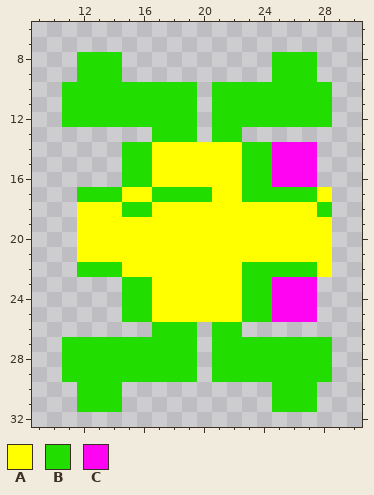
One commit to this pixel-art sprite: src/images/player-right.png. This is how it looked before the edit.
The file is 40x40 pixels. Colours within 5 levels of each other are drawn and written as one. Shown: x 9..30, y 6..32.
Palette (. is transparent): A #ffff00  B #22de00  C #ff04f3
Pixels before, first column x 11:
 8 .BBB..........BBB.
 9 .BBB..........BBB.
10 BBBBBBBBB.BBBBBBBB
11 BBBBBBBBB.BBBBBBBB
12 BBBBBBBBB.BBBBBBBB
13 ......BBB.BB......
14 ....BBAAAAAABBCCC.
15 ....BBAAAAAABBCCC.
16 ....BBAAAAAABBCCC.
17 .BBBAABBBBAABBBBBA
18 .AAABBAAAAAAAAAAAB
19 .AAAAAAAAAAAAAAAAA
20 .AAAAAAAAAAAAAAAAA
21 .AAAAAAAAAAAAAAAAA
22 .BBBAAAAAAAABBBBBA
23 ....BBAAAAAABBCCC.
24 ....BBAAAAAABBCCC.
25 ....BBAAAAAABBCCC.
26 ......BBB.BB......
27 BBBBBBBBB.BBBBBBBB
28 BBBBBBBBB.BBBBBBBB
29 BBBBBBBBB.BBBBBBBB
30 .BBB..........BBB.
31 .BBB..........BBB.
After the commit:
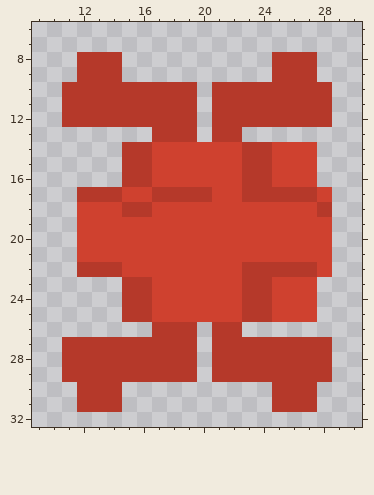
What changed:
{"colour":"A","old":"#ffff00","new":"#cf412f"}
{"colour":"B","old":"#22de00","new":"#b5392a"}
{"y":14,"x":25,"old":"CCC","new":"AAA"}
{"y":15,"x":25,"old":"CCC","new":"AAA"}
{"y":16,"x":25,"old":"CCC","new":"AAA"}
{"y":23,"x":25,"old":"CCC","new":"AAA"}
{"y":24,"x":25,"old":"CCC","new":"AAA"}
{"y":25,"x":25,"old":"CCC","new":"AAA"}
{"label":"changed","picture_box":[62,52,332,412]}
